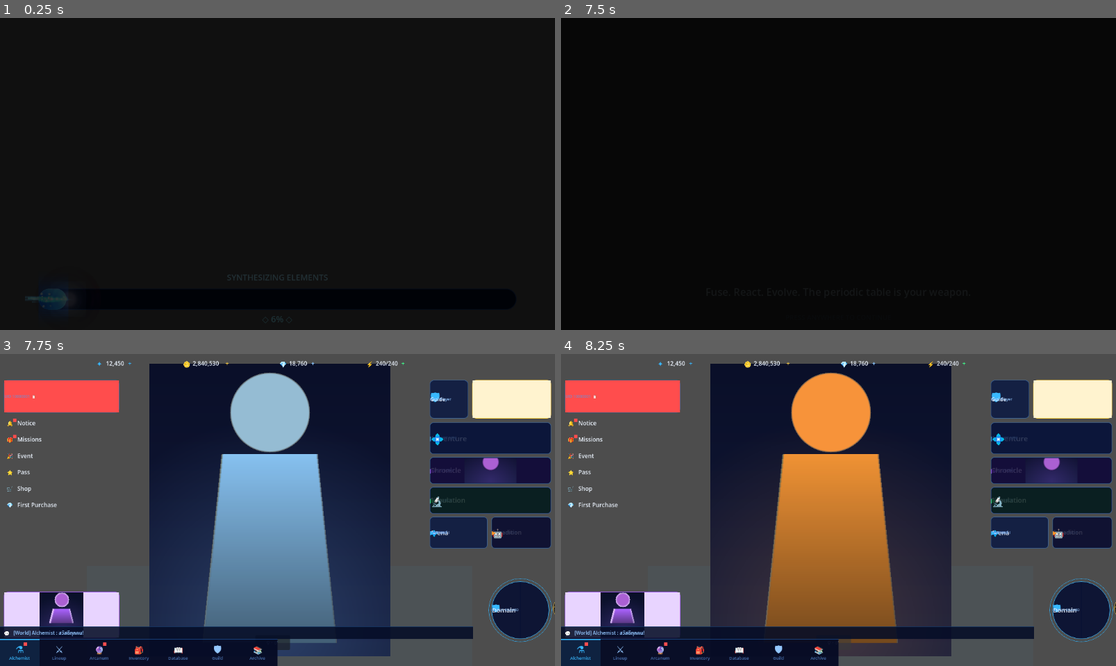
Above: before the commit, frames 1-4 (two rows, left to right).
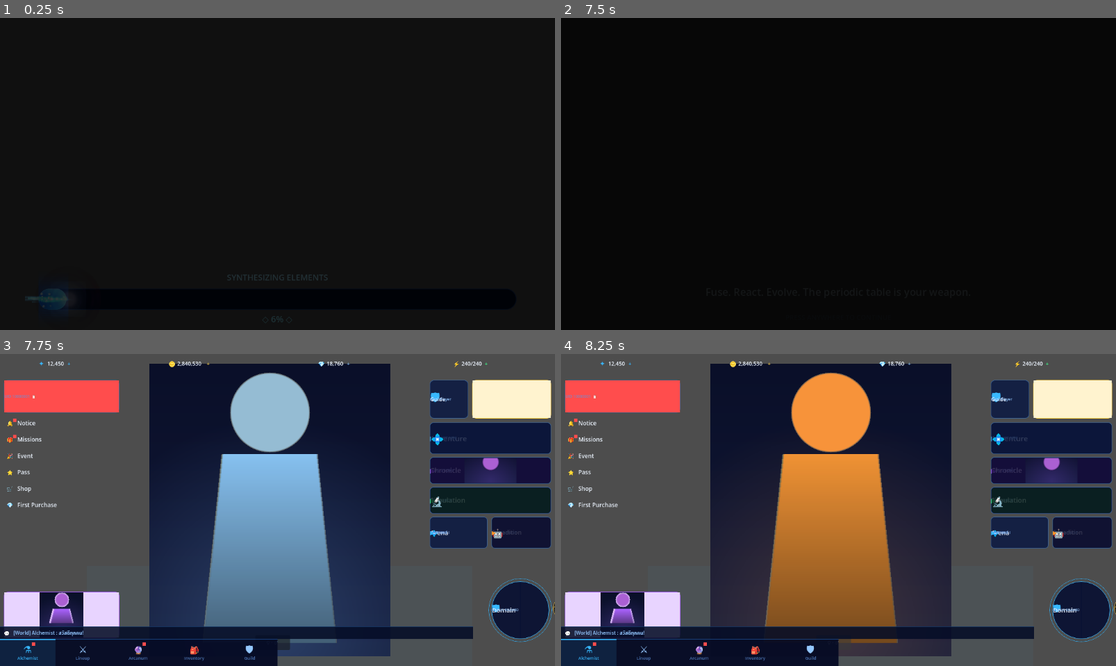
Above: after the commit, the same moments.

Repository: menusnova/game
Game: Godot game, scene res://Loading.tscn
The game is run twice, just before and just after one commit, with the same random seed, the same clock (stepped at 60 frames per second) and the same inputs.
Inputs (mouse positions are in pixels of both pictures, inside the frame that each line leads up to):
- Up to frame 1 (0.25 s): no input
- Up to frame 2 (7.5 s): tap Enter at 0.5, 7.25 s; move the mouse to (960, 158) at 0.52 s; click (960, 158) at 0.67 s; move the mouse to (727, 189) at 1.27 s; click (727, 189) at 1.42 s; move the mouse to (894, 105) at 2.02 s; click (894, 105) at 2.17 s; move the mouse to (810, 236) at 2.77 s; click (810, 236) at 2.92 s; move the mouse to (1005, 220) at 3.52 s; click (1005, 220) at 3.67 s; move the mouse to (672, 127) at 4.27 s; click (672, 127) at 4.42 s; move the mouse to (866, 174) at 5.02 s; click (866, 174) at 5.17 s; move the mouse to (755, 96) at 5.77 s; click (755, 96) at 5.92 s; tap Space at 6.5 s; move the mouse to (960, 158) at 6.52 s; click (960, 158) at 6.67 s; move the mouse to (727, 189) at 7.27 s; click (727, 189) at 7.42 s
- Up to frame 3 (7.75 s): no input
- Up to frame 4 (8.25 s): click "♀ · ♂" at 8 s

Frames 1-2 are identical in both runs. In frame 3, 1.1% of the frame differs, in the area x 1-88%, y 2-100%; in frame 4, 1.1%.

Commit message:
top bar: spread 4 currencies across full width; bottom nav: 5 items in half-width
Co-Authored-By: Claude Sonnet 4.6 <noreply@anthropic.com>
Claude-Session: https://claude.ai/code/session_01ApXDeNLi1W36mfNyTf6iZ7

Diff:
--- a/main_menu.gd
+++ b/main_menu.gd
@@ -93,20 +93,20 @@
 	tog.pressed.connect(_on_toggle_char)
 	add_child(tog)
 
-# ── Top bar  y=0 h=46  (4 floating currency labels, no background bar) ────────
+# ── Top bar  y=0  (4 floating currency labels spread across screen) ───────────
 func _build_top_bar() -> void:
-	# Currencies — 4 individual floating items, spread across top
+	# Each item floats independently — positions spread across full width
 	var cur : Array = [
-		["✦", "12,450",     C_ACCENT,  200.0],
-		["🪙", "2,840,530",  C_GOLD,    380.0],
-		["💎", "18,760",     C_DIAMOND, 580.0],
-		["⚡", "240/240",    C_GREEN,   760.0],
+		["✦", "12,450",    C_ACCENT,   80.0],
+		["🪙", "2,840,530", C_GOLD,    350.0],
+		["💎", "18,760",    C_DIAMOND, 660.0],
+		["⚡", "240/240",   C_GREEN,   940.0],
 	]
 	for c : Array in cur:
 		var x : float = c[3]
-		_lbl_at(self, c[0], 15, c[2], Vector2(x,     9))
-		_lbl_at(self, c[1], 12, C_TEXT,  Vector2(x+20, 11))
-		_lbl_at(self, "+",  12, c[2],    Vector2(x+20+_sw(c[1],12)+3, 11))
+		_lbl_at(self, c[0], 14, c[2],   Vector2(x,     10))
+		_lbl_at(self, c[1], 11, C_TEXT,  Vector2(x+18, 12))
+		_lbl_at(self, "+",  11, c[2],    Vector2(x+18+_sw(c[1],11)+2, 12))
 
 # ── Profile card  x=8 y=54 w=240 h=68 ───────────────────────────────────────
 func _build_profile() -> void:
@@ -319,9 +319,7 @@
 		["⚔",  "Lineup",    false],
 		["🔮", "Arcanum",   false],
 		["🎒", "Inventory", false],
-		["📖", "Database",  false],
 		["🛡",  "Guild",     false],
-		["📚", "Archive",   false],
 	]
 	var iw : float = NW / nav.size()
 	for i in range(nav.size()):
